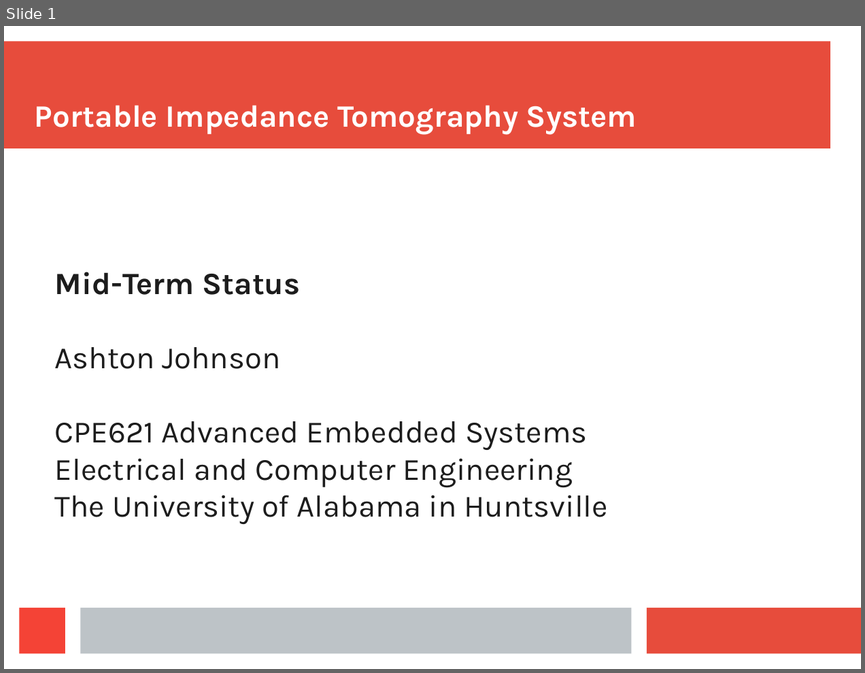
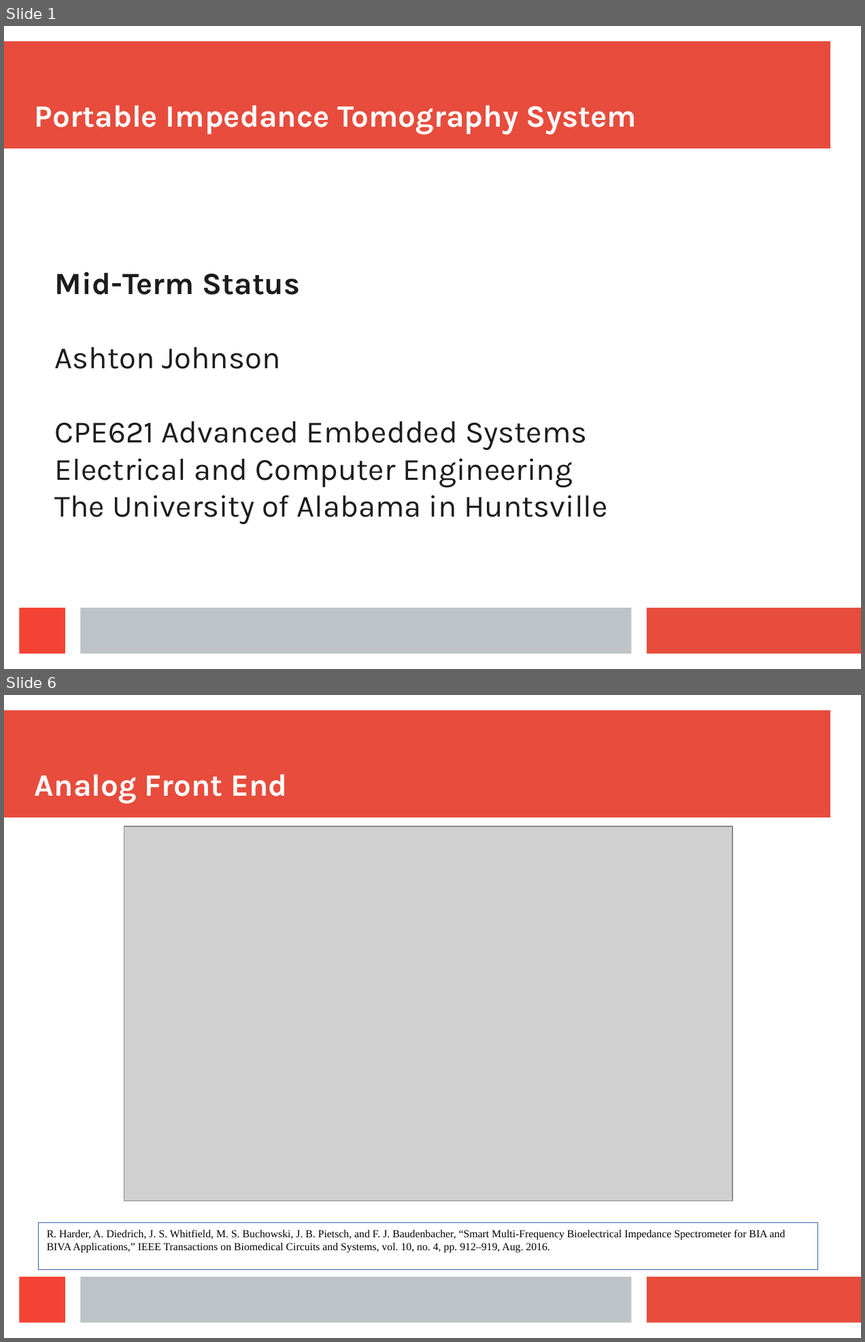
Before and after one commit to ashtonchase/portable_impedance_tomography, a slide deck: documentation/mid_term.odp. Shown one above the other, each under a label of ours: slide 1 before the commit, slides 1 and 6 after it; the slides between them are not shown. The pictures are 865x673 and 865x1342 pixels, drawn with LibreOffice and Linux fonts; fonts in the diff are those of the drawing; grey boxes stand for pictures. Boxes give left, top, right and bottom in pixels: in the first picture for what was removed or moved away, otherwise in the second. Text is boxed around its words. In the diff, an @@ line names an element or a change of style, - is before the commit and + after.

```diff
--- a/documentation/mid_term.odp
+++ b/documentation/mid_term.odp
@@ slide 6 added at <box>4,695,861,1338</box>, background #FFFFFF; not listed: 4 template elements that a slide beside it also shows @@
@@ title added at <box>35,774,287,803</box>, 26.1 pt, text #FFFFFF, bold @@
+Analog Front End
@@ picture added at <box>124,826,732,1200</box> @@
@@ rectangle added at <box>38,1222,818,1269</box>, fill #FFFFFF, outline #3465A4 0 pt, 9 pt, text #000000 @@
+R. Harder, A. Diedrich, J. S. Whitfield, M. S. Buchowski, J. B. Pietsch, and F. J. Baudenbacher, “Smart Multi-Frequency Bioelectrical Impedance Spectrometer for BIA and BIVA Applications,” IEEE Transactions on Biomedical Circuits and Systems, vol. 10, no. 4, pp. 912–919, Aug. 2016.
```
Also in this commit, not shown: 4 slides changed, 6 other slides added, 1 slide removed, 11 other files.
